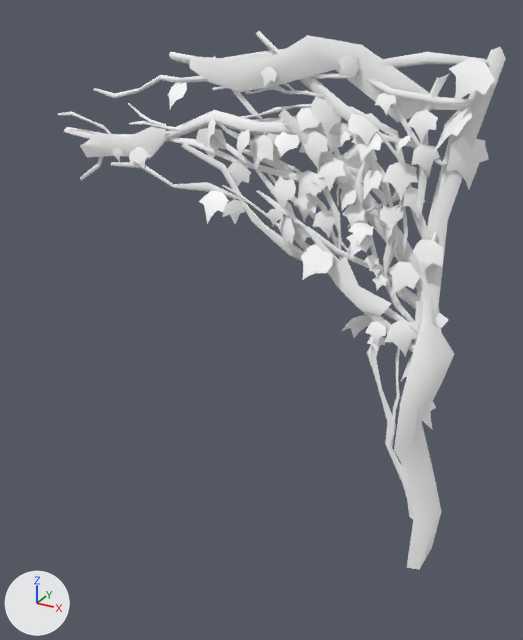
A saved change to the FBX model Major_Project_4th_Dimension/Assets/EnvironmentAssets/Props/Foliage/SM_ivyCluster_var01_LOD0.fbx.
Both versions are drawn from a 50 mm camera at (0.77, -3.72, 0.19) aimed at (-1.28, 0.0, -1.67). Arrows for +X, +Y and +Z are at lower left; the lights stay in place. Objects named as collision shapes, trigger or cutter boxes, shadow casters or lower levels of detail are left out. Where no turn or scale is listed for an object, it has been applied to the vertices.

The first picture shows 'SM_ivyCluster_var01_LOD0'.
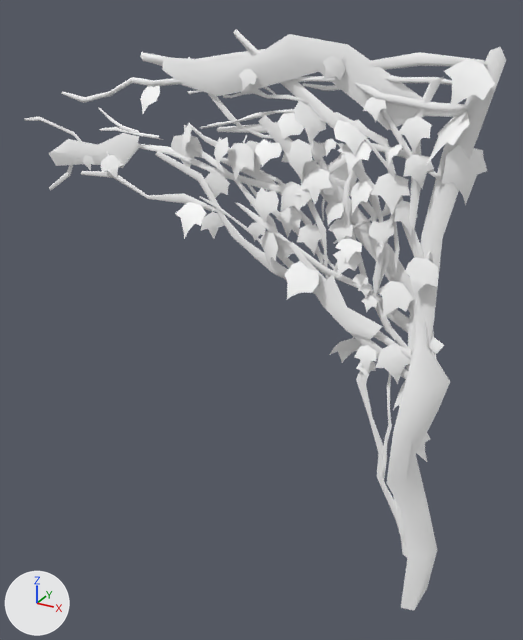
Edits to the bpy script that builds the scene:
```text
Change me_mesh:
    remove me_mesh.from_pydata(...)  # 2170 vertices, 1308 faces; spans x -2.74..0.03, y -0.34..0.18, z -2.9..0.05
    add me_mesh.from_pydata(...)  # 2170 vertices, 1308 faces; spans x -3.05..0.03, y -0.34..0.18, z -3.22..0.06
    me_mesh part 1: the loose piece of 21 vertices spanning x -0.25..-0.07, y -0.18..0.07, z -0.51..-0.27 is scaled about the mesh origin by (1.11, 1, 1.11)
    me_mesh part 2: the loose piece of 21 vertices spanning x -0.89..-0.37, y -0.07..-0.06, z -1.08..-0.59 is scaled about the mesh origin by (1.11, 1, 1.11)
    me_mesh part 3: the loose piece of 21 vertices spanning x -1.2..-1.1, y -0.17..-0.14, z -0.23..-0.12 is moved by (-0.13, 0.0, -0.02)
    me_mesh part 4: the loose piece of 21 vertices spanning x -1.21..-0.66, y -0.07..-0.06, z -1.12..-0.69 is scaled about the mesh origin by (1.11, 1, 1.11)
    me_mesh part 5: the loose piece of 12 vertices spanning x -1.35..-1.15, y -0.07..-0.06, z -0.28..-0.24 is scaled about the mesh origin by (1.11, 1, 1.11)
    me_mesh part 6: the loose piece of 12 vertices spanning x -0.4..-0.35, y -0.07..-0.04, z -1.07..-0.71 is scaled about the mesh origin by (1.11, 1, 1.11)
    me_mesh part 7: the loose piece of 12 vertices spanning x -2.14..-1.86, y -0.11..-0.07, z -0.51..-0.37 is scaled about the mesh origin by (1.11, 1, 1.11)
    me_mesh part 8: the loose piece of 21 vertices spanning x -0.3..-0.19, y -0.23..-0.02, z -1.8..-1.59 is scaled about the mesh origin by (1.11, 1, 1.11)
    me_mesh part 9: the loose piece of 21 vertices spanning x -1.27..-0.11, y -0.1..-0.02, z -0.28..-0.13 is scaled about the mesh origin by (1.11, 1, 1.11)
    me_mesh part 10: the loose piece of 22 vertices spanning x -0.2..-0.08, y -0.26..-0.02, z -2.04..-1.81 is scaled about the mesh origin by (1.11, 1, 1.11)
    me_mesh part 11: the loose piece of 21 vertices spanning x -1.01..-0.31, y -0.07..-0.05, z -0.51..0.01 is scaled about the mesh origin by (1.11, 1, 1.11)
    me_mesh part 12: the loose piece of 22 vertices spanning x -0.34..-0.23, y -0.15..-0.02, z -0.63..-0.47 is moved by (-0.03, 0.0, -0.06)
    me_mesh part 13: the loose piece of 21 vertices spanning x -0.78..-0.7, y -0.09..-0.05, z -0.52..-0.43 is moved by (-0.08, 0.0, -0.05)
    me_mesh part 14: the loose piece of 22 vertices spanning x -1.12..-1.03, y -0.24..-0.19, z -0.97..-0.86 is moved by (-0.12, 0.0, -0.1)
    me_mesh part 15: the loose piece of 21 vertices spanning x -0.27..0.02, y -0.21..0.03, z -2.67..0.0 is scaled about the mesh origin by (1.11, 1, 1.11)
    me_mesh part 16: the loose piece of 22 vertices spanning x -0.16..-0.01, y -0.15..0.08, z -0.69..-0.42 is scaled about the mesh origin by (1.11, 1, 1.11)
    me_mesh part 17: the loose piece of 22 vertices spanning x -0.68..-0.51, y -0.15..-0.05, z -0.58..-0.43 is scaled about the mesh origin by (1.11, 1, 1.11)
    me_mesh part 18: the loose piece of 22 vertices spanning x -0.31..-0.13, y -0.13..-0.07, z -1.14..-0.92 is scaled about the mesh origin by (1.11, 1, 1.11)
    me_mesh part 19: the loose piece of 21 vertices spanning x -1.73..-0.16, y -0.16..-0.1, z -1.52..-0.57 is scaled about the mesh origin by (1.11, 1, 1.11)
    me_mesh part 20: the loose piece of 21 vertices spanning x -1.22..-0.2, y -0.21..-0.11, z -1.61..-0.78 is scaled about the mesh origin by (1.11, 1, 1.11)
    me_mesh part 21: the loose piece of 22 vertices spanning x -0.51..-0.4, y -0.16..-0.12, z -1.64..-1.53 is moved by (-0.05, 0.0, -0.18)
    me_mesh part 22: the loose piece of 22 vertices spanning x -0.72..-0.58, y -0.12..-0.08, z -0.96..-0.81 is moved by (-0.07, 0.0, -0.1)
    me_mesh part 23: 1703 of 2170 vertices moved; they spanned x -2.74..0.03, y -0.34..0.18, z -2.9..0.05 and now span x -3.05..0.03, y -0.34..0.18, z -3.22..0.06; mean shift (-0.09, 0.0, -0.08); largest move (-2.74, -0.02, -0.6) -> (-1.01, -0.01, -0.22)
```

Where the change shows, as pixel boxes [x1, y1, x2, y2] in the pictures (523 x 640 px; the box of a moved part takes in the faces that stretch with it):
'SM_ivyCluster_var01_LOD0', reshaped (7% wider, 8% taller)
    before: [58, 31, 506, 570]
    after: [25, 29, 506, 610]
part 1 of me_mesh, moved or reshaped
    before: [432, 105, 472, 155]
    after: [426, 111, 469, 165]
part 2 of me_mesh, moved or reshaped
    before: [348, 167, 403, 258]
    after: [334, 178, 394, 278]
part 3 of me_mesh, moved or reshaped
    before: [260, 67, 278, 88]
    after: [238, 69, 258, 91]
part 4 of me_mesh, moved or reshaped
    before: [267, 173, 351, 254]
    after: [247, 184, 338, 273]
part 5 of me_mesh, moved or reshaped
    before: [246, 88, 274, 94]
    after: [223, 92, 254, 98]
part 6 of me_mesh, moved or reshaped
    before: [402, 202, 408, 256]
    after: [393, 216, 400, 275]
part 7 of me_mesh, moved or reshaped
    before: [128, 103, 169, 130]
    after: [98, 108, 139, 133]
part 8 of me_mesh, moved or reshaped
    before: [401, 354, 413, 381]
    after: [393, 380, 406, 410]
part 9 of me_mesh, moved or reshaped
    before: [311, 73, 471, 106]
    after: [284, 76, 468, 112]
part 10 of me_mesh, moved or reshaped
    before: [422, 401, 436, 430]
    after: [416, 433, 430, 462]
part 11 of me_mesh, moved or reshaped
    before: [380, 82, 421, 147]
    after: [380, 109, 413, 157]
part 12 of me_mesh, moved or reshaped
    before: [411, 144, 440, 176]
    after: [403, 154, 434, 189]
part 13 of me_mesh, moved or reshaped
    before: [337, 131, 351, 147]
    after: [322, 139, 337, 157]
part 14 of me_mesh, moved or reshaped
    before: [266, 208, 284, 226]
    after: [247, 222, 266, 242]
part 15 of me_mesh, moved or reshaped
    before: [407, 47, 506, 519]
    after: [400, 47, 506, 558]
part 16 of me_mesh, moved or reshaped
    before: [446, 136, 489, 190]
    after: [441, 145, 487, 205]
part 17 of me_mesh, moved or reshaped
    before: [352, 133, 383, 163]
    after: [338, 141, 372, 174]
part 18 of me_mesh, moved or reshaped
    before: [413, 233, 443, 274]
    after: [405, 251, 438, 295]
part 19 of me_mesh, moved or reshaped
    before: [181, 143, 419, 334]
    after: [156, 151, 412, 359]
part 20 of me_mesh, moved or reshaped
    before: [256, 191, 415, 352]
    after: [236, 203, 408, 379]
part 21 of me_mesh, moved or reshaped
    before: [367, 336, 385, 353]
    after: [356, 361, 376, 380]
part 22 of me_mesh, moved or reshaped
    before: [342, 204, 366, 227]
    after: [328, 219, 354, 243]
part 23 of me_mesh, moved or reshaped
    before: [58, 31, 495, 570]
    after: [25, 29, 495, 610]
